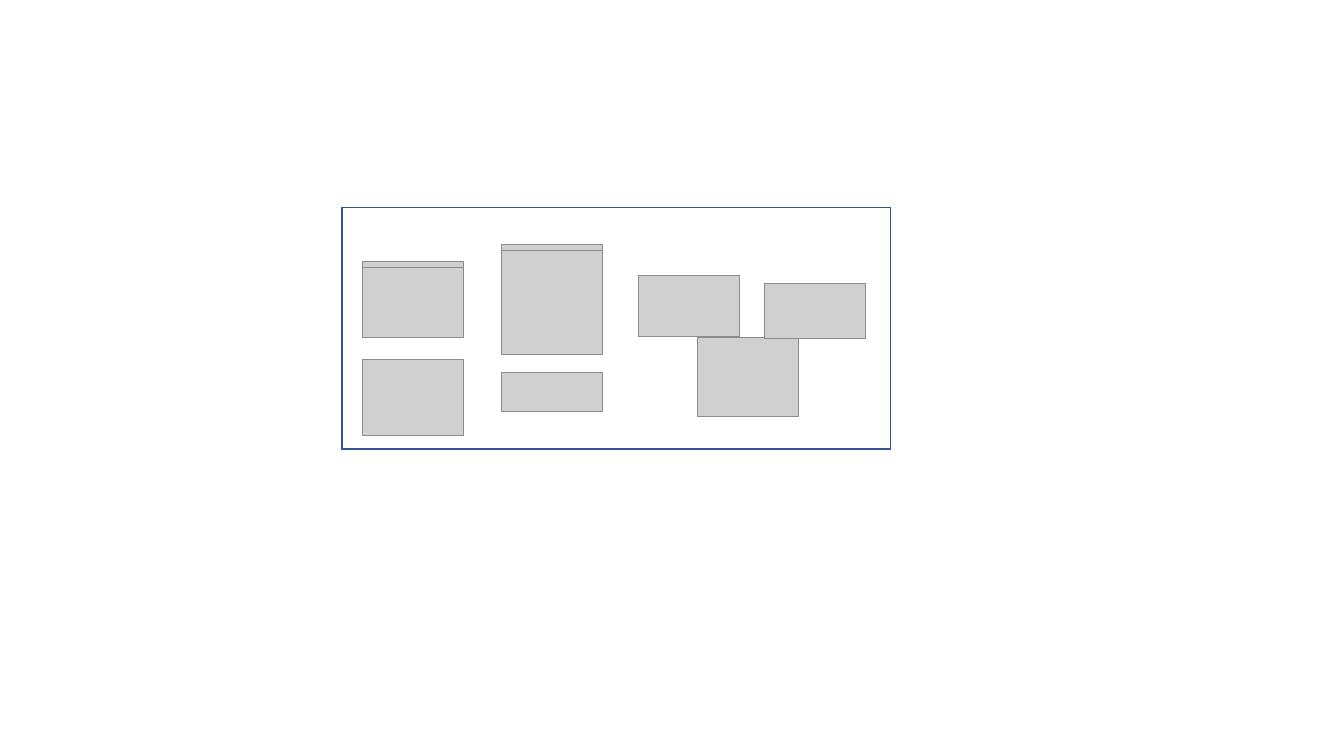
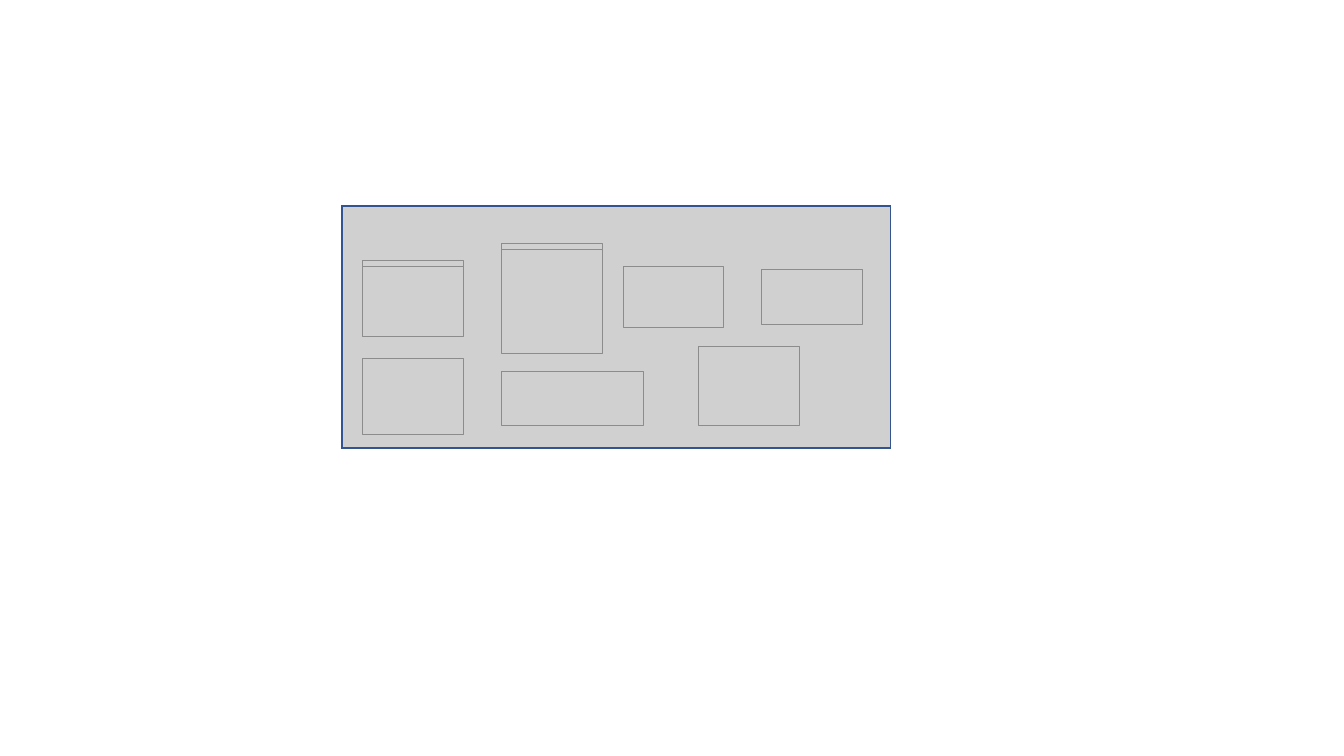
Before and after one commit to yashg1/Jalpc, a slide deck: slide 3 of static/assets/img/landing/images_landing.pptx. Drawn at 1344x756 pixels with LibreOffice and Linux fonts; fonts in the diff are those of the drawing; grey boxes stand for pictures. Boxes give left, top, right and bottom in pixels: in the first picture for what was removed or moved away, otherwise in the second. Text is boxed around its words. In the diff, an @@ line names an element or a change of style, - is before the commit and + after.

```diff
--- a/static/assets/img/landing/images_landing.pptx
+++ b/static/assets/img/landing/images_landing.pptx
@@ picture added at (x1=342, y1=207, x2=890, y2=450) @@
@@ picture moved from (x1=639, y1=276, x2=740, y2=337) to (x1=623, y1=267, x2=724, y2=328) @@
@@ picture moved from (x1=765, y1=283, x2=866, y2=338) to (x1=762, y1=270, x2=863, y2=325) @@
@@ picture moved from (x1=698, y1=338, x2=799, y2=417) to (x1=699, y1=346, x2=800, y2=425) @@
@@ picture resized from (x1=502, y1=373, x2=603, y2=411) to (x1=502, y1=372, x2=643, y2=426) @@
```
Also in this commit, not shown: 1 other slide changed, 3 other files.
